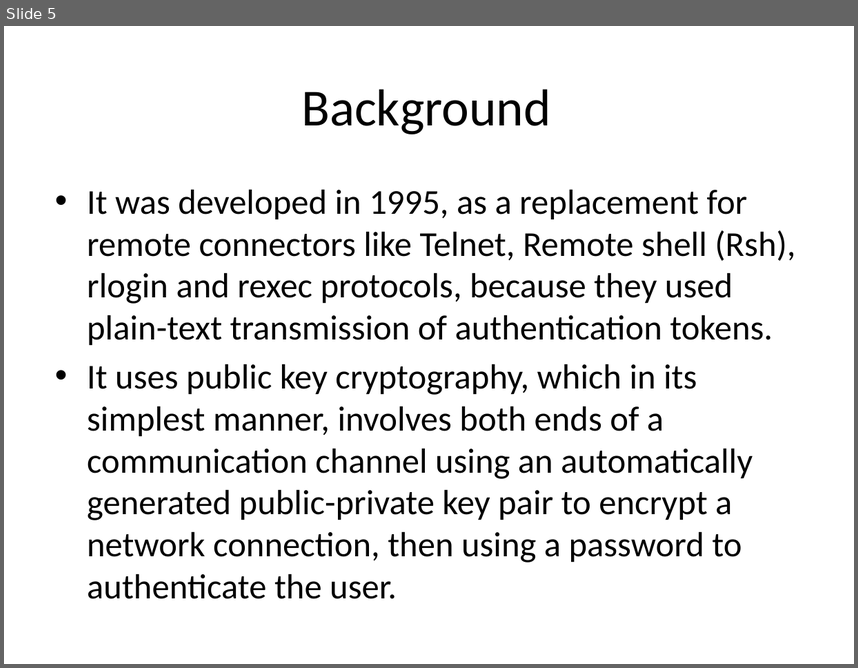
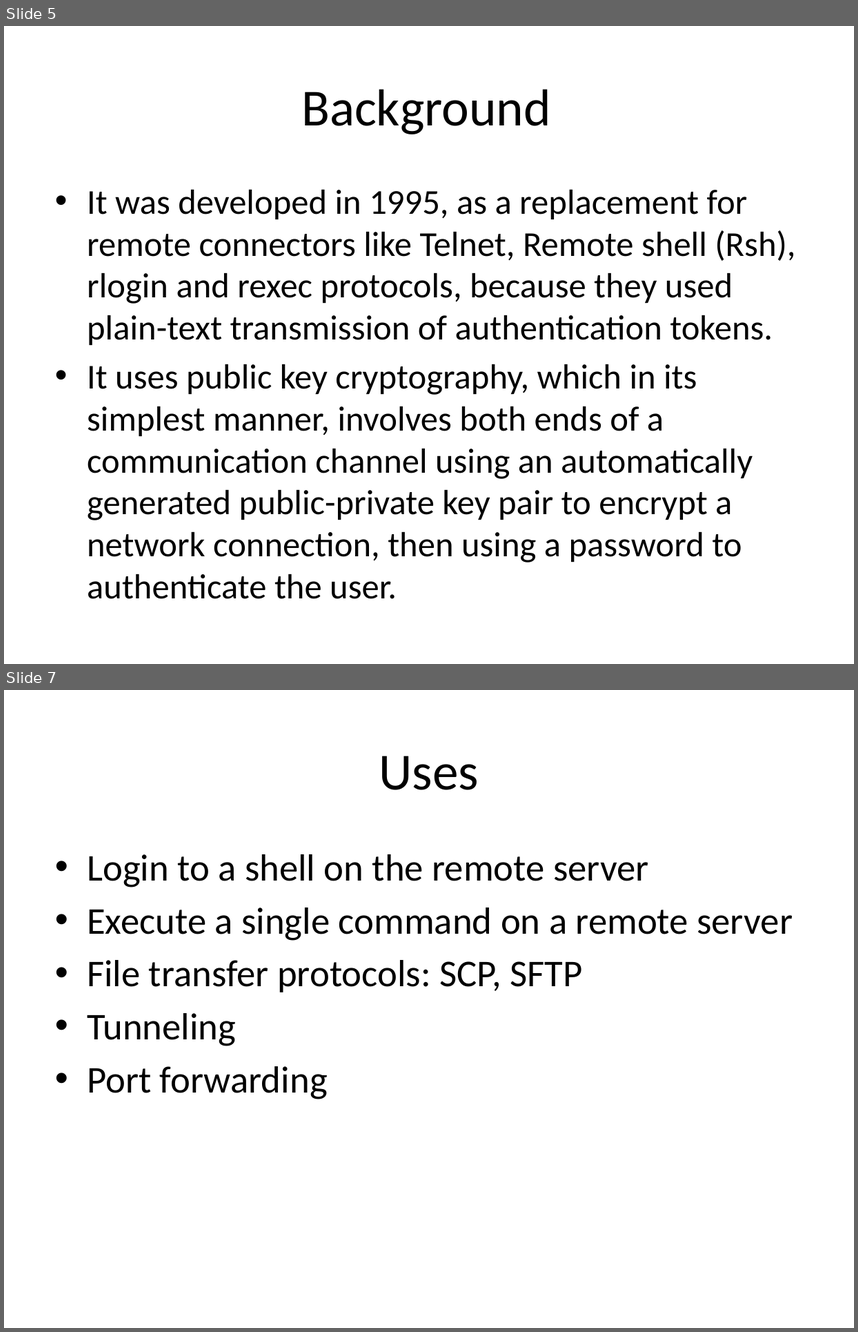
Before and after one commit to Dev-wonderful/Peer-learning-day, a slide deck: SSH-PLD.pptx. Shown one above the other, each under a label of ours: slide 5 before the commit, slides 5 and 7 after it; the slides between them are not shown. The pictures are 858x668 and 858x1332 pixels, drawn with LibreOffice and Linux fonts; fonts in the diff are those of the drawing. Boxes give left, top, right and bottom in pixels: in the first picture for what was removed or moved away, otherwise in the second. Text is boxed around its words. In the diff, an @@ line names an element or a change of style, - is before the commit and + after.

```diff
--- a/SSH-PLD.pptx
+++ b/SSH-PLD.pptx
@@ slide 7 added at (4, 690, 854, 1328), background #FFFFFF @@
@@ title added at (379, 756, 479, 790), 44 pt, text #000000 @@
+Uses
@@ text added at (87, 854, 793, 1099), 32 pt, text #000000 @@
+• Login to a shell on the remote server
+• Execute a single command on a remote server
+• File transfer protocols: SCP, SFTP
+• Tunneling
+• Port forwarding
```
Also in this commit, not shown: 4 other slides added, 1 slide removed.
